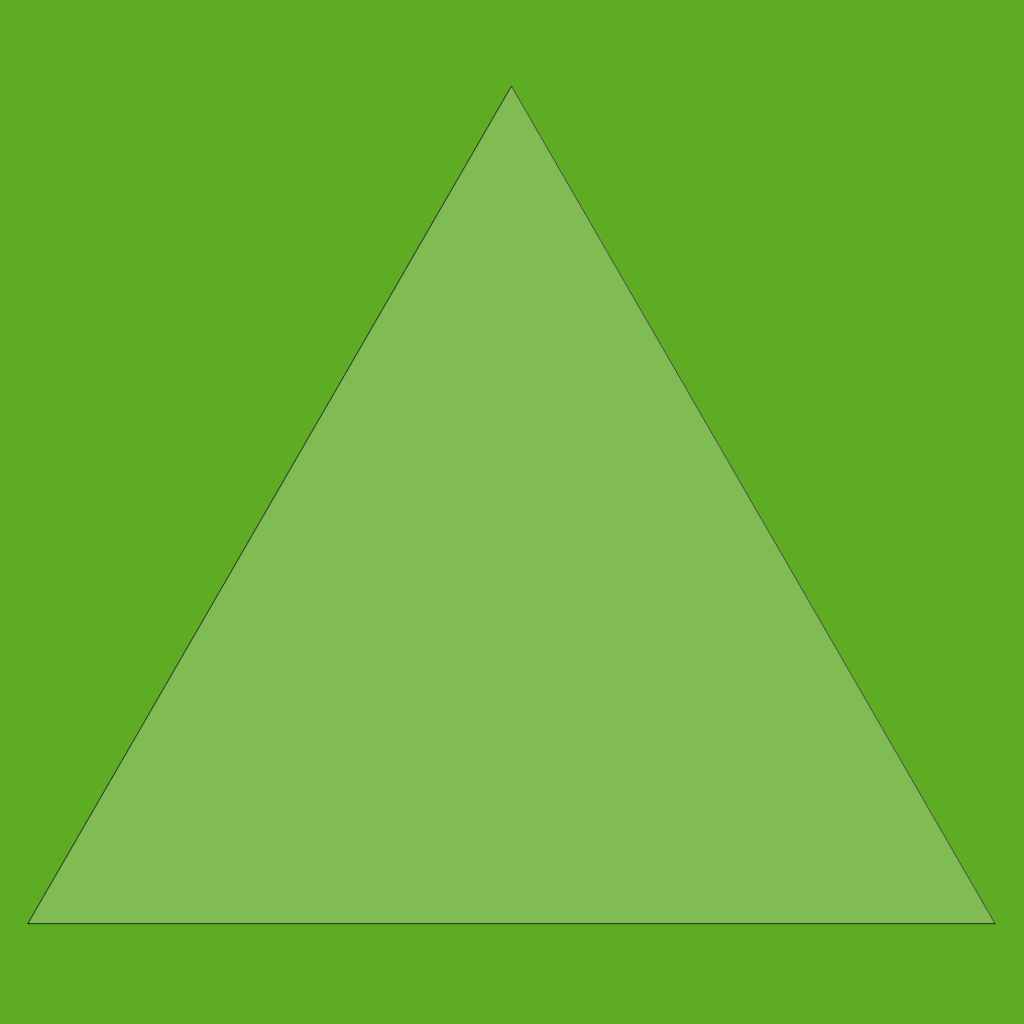
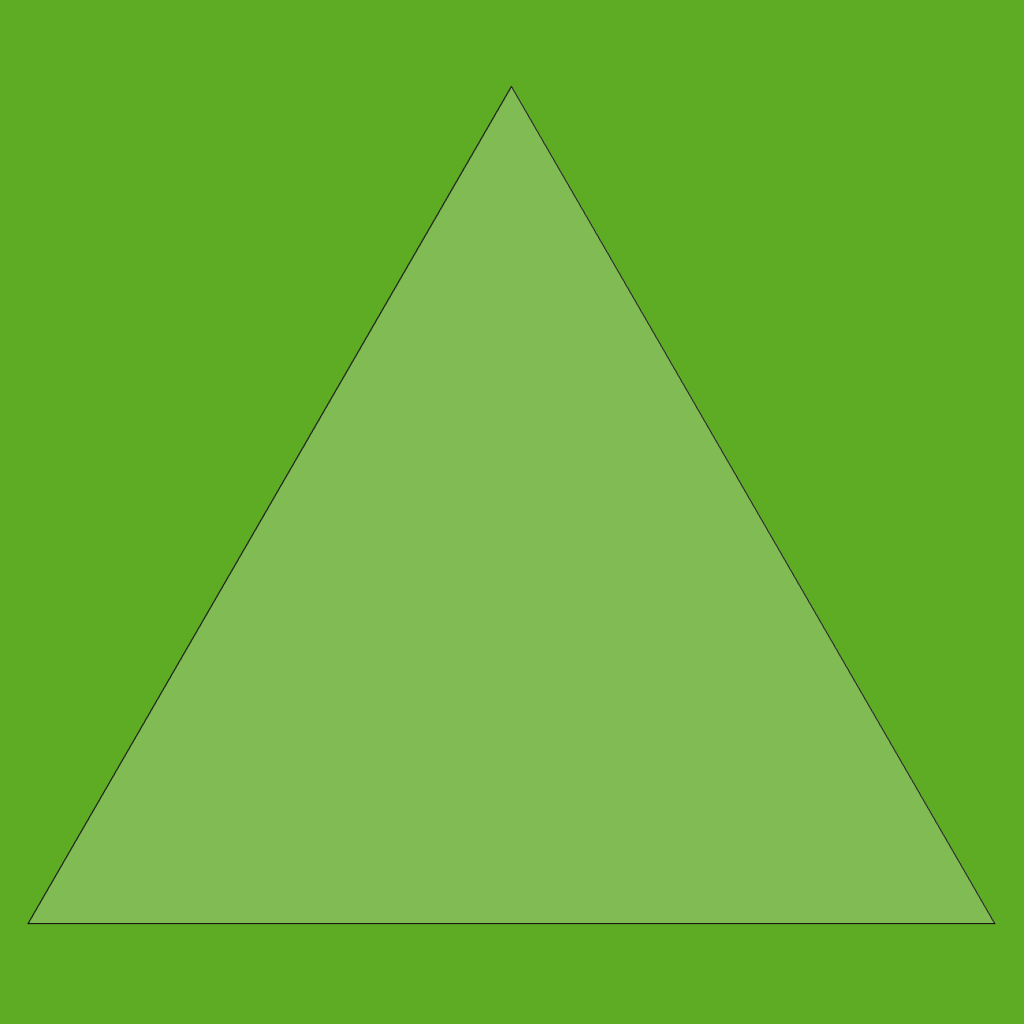
Layer changes from the first 1024 x 1024 image to the second:
painted on "icosphere2.png" over [27, 86, 995, 924]
